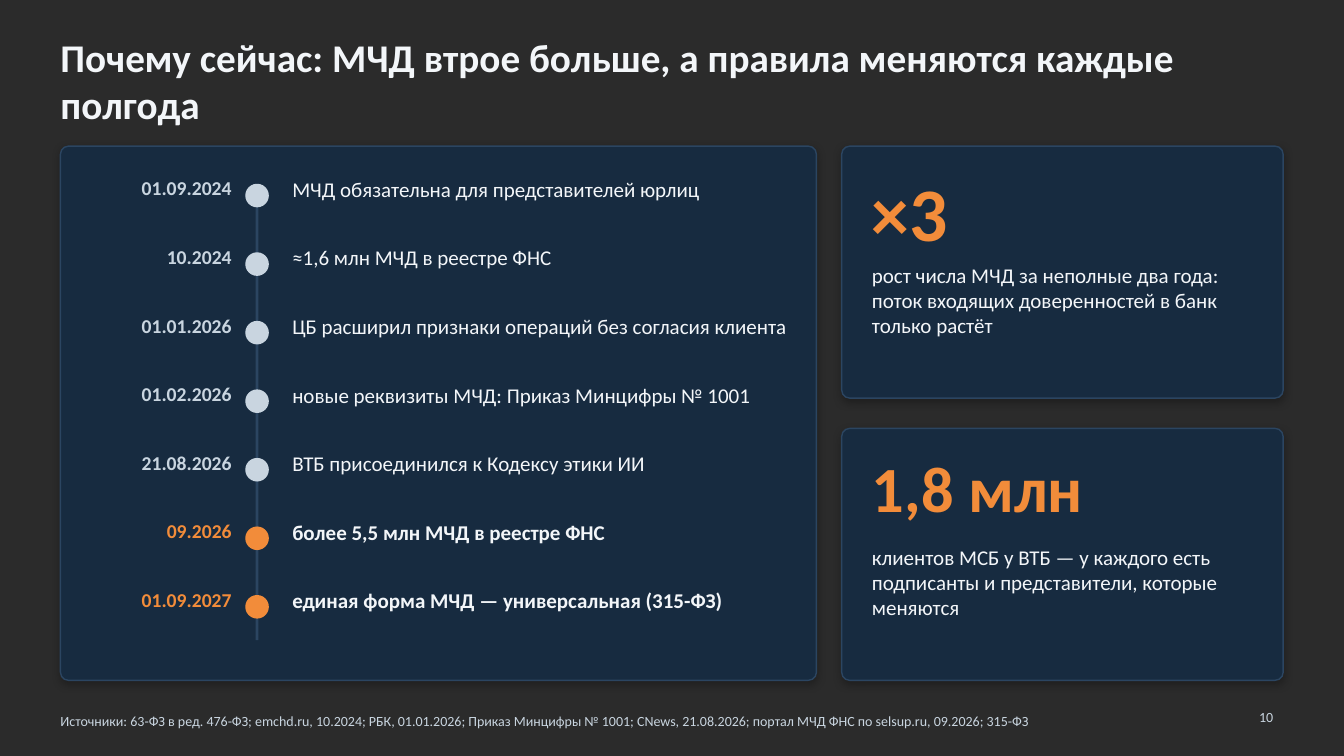
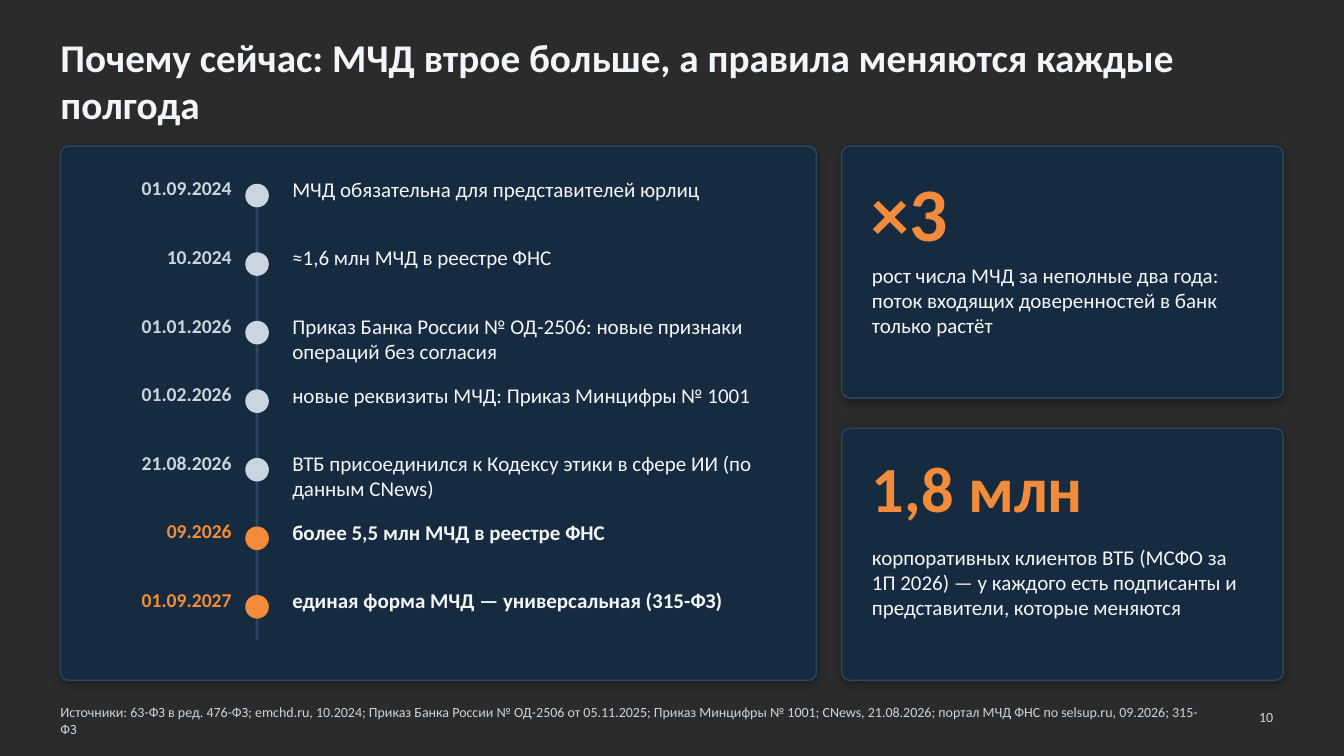
Before and after one commit to KonkovDV/Mandat, a slide deck: slide 10 of Mandat_VTB.pptx. Drawn at 1344x756 pixels with LibreOffice and Linux fonts; fonts in the diff are those of the drawing; background and template pictures are left out; a plain dark background stands for a picture behind light text. Boxes give left, top, right and bottom in pixels: in the first picture for what was removed or moved away, otherwise in the second. Text is boxed around its words. In the diff, an @@ line names an element or a change of style, - is before the commit and + after.

```diff
--- a/Mandat_VTB.pptx
+++ b/Mandat_VTB.pptx
@@ text at [292, 320, 742, 363]: text changed @@
-ЦБ расширил признаки операций без согласия клиента
+Приказ Банка России № ОД-2506: новые признаки операций без согласия
@@ text at [292, 456, 751, 500]: text changed @@
-ВТБ присоединился к Кодексу этики ИИ
+ВТБ присоединился к Кодексу этики в сфере ИИ (по данным CNews)
@@ text at [872, 550, 1236, 619]: text changed @@
-клиентов МСБ у ВТБ — у каждого есть подписанты и представители, которые меняются
+корпоративных клиентов ВТБ (МСФО за 1П 2026) — у каждого есть подписанты и представители, которые меняются
@@ text at [60, 707, 1198, 734]: text changed @@
-Источники: 63-ФЗ в ред. 476-ФЗ; emchd.ru, 10.2024; РБК, 01.01.2026; Приказ Минцифры № 1001; CNews, 21.08.2026; портал МЧД ФНС по selsup.ru, 09.2026; 315-ФЗ
+Источники: 63-ФЗ в ред. 476-ФЗ; emchd.ru, 10.2024; Приказ Банка России № ОД-2506 от 05.11.2025; Приказ Минцифры № 1001; CNews, 21.08.2026; портал МЧД ФНС по selsup.ru, 09.2026; 315-ФЗ
```
Also in this commit, not shown: 21 other slides changed, 6 other files.
